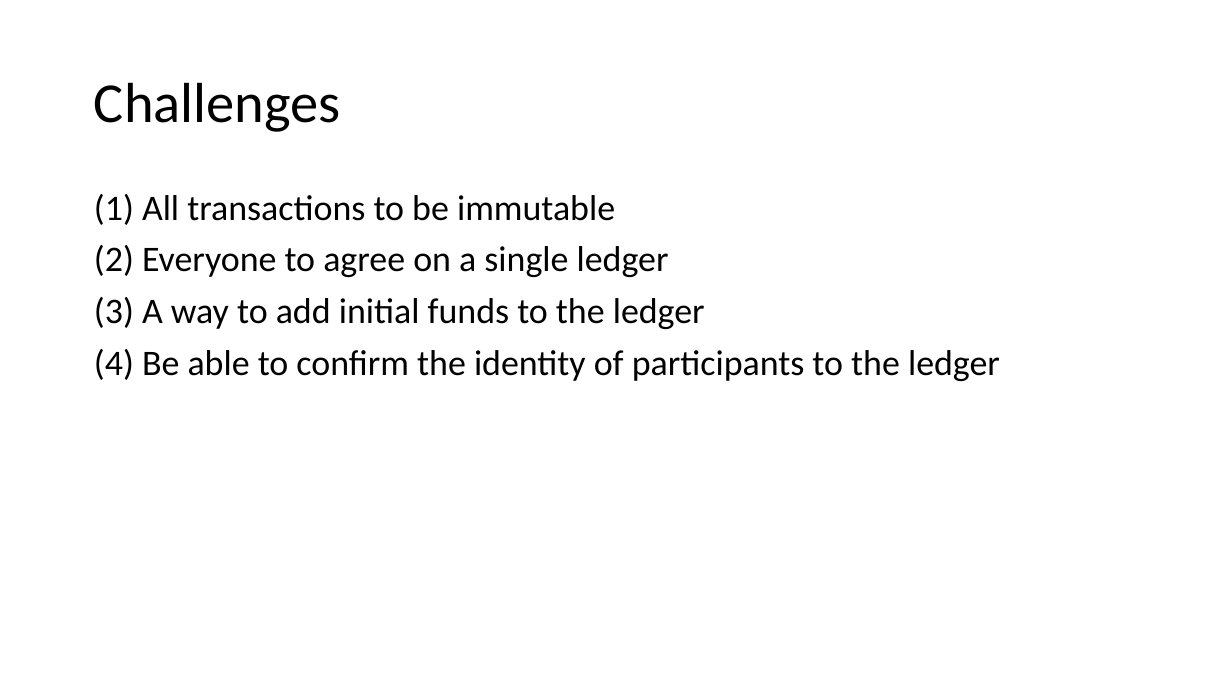
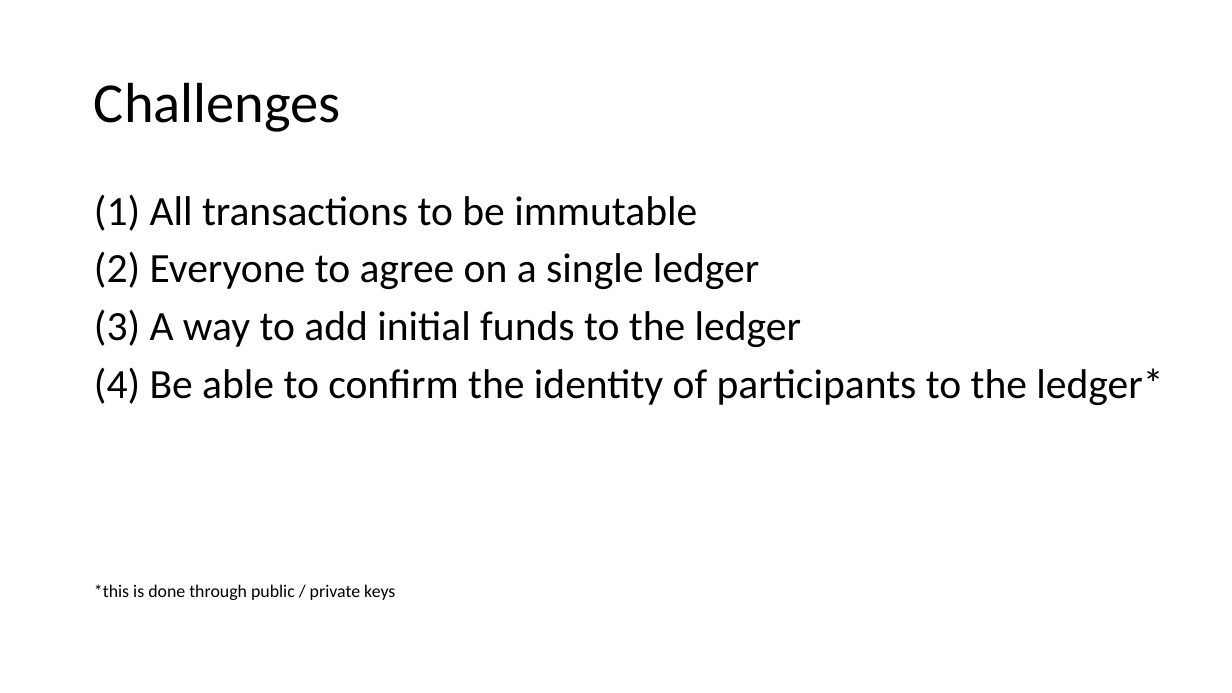
Before and after one commit to RhydianJenkins/crypto_talk, a slide deck: slide 6 of crypto.pptx. Drawn at 1232x693 pixels with LibreOffice and Linux fonts; fonts in the diff are those of the drawing. Boxes give left, top, right and bottom in pixels: in the first picture for what was removed or moved away, otherwise in the second. Text is boxed around its words. In the diff, an @@ line names an element or a change of style, - is before the commit and + after.

```diff
--- a/crypto.pptx
+++ b/crypto.pptx
@@ text at (94, 194, 801, 347): size 28 to 32.4 pt in "(1) All transactions to be immutable", "(2) Everyone to agree on a single ...", "(3) A way to add initial funds ..." @@
@@ text at (94, 367, 1163, 600): text changed; size 28 to 32.4 pt @@
-(4) Be able to confirm the identity of participants to the ledger
+(4) Be able to confirm the identity of participants to the ledger*
+*this is done through public / private keys
```
Also in this commit, not shown: 1 other slide changed, 1 slide removed.
